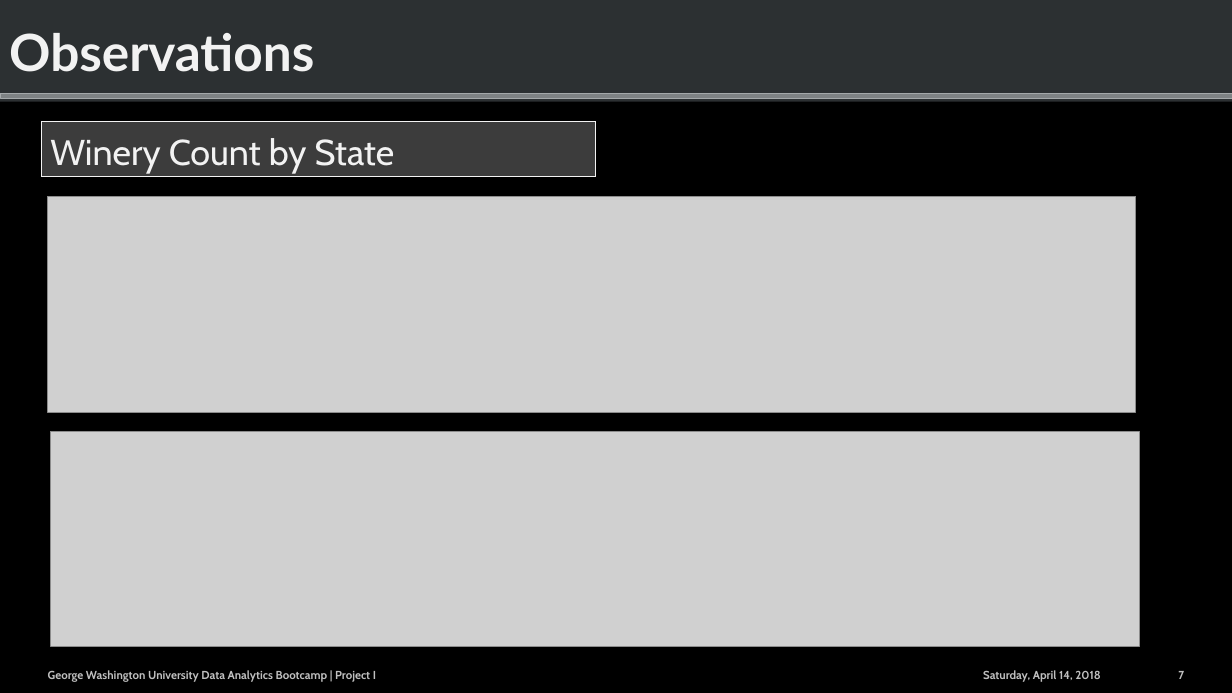
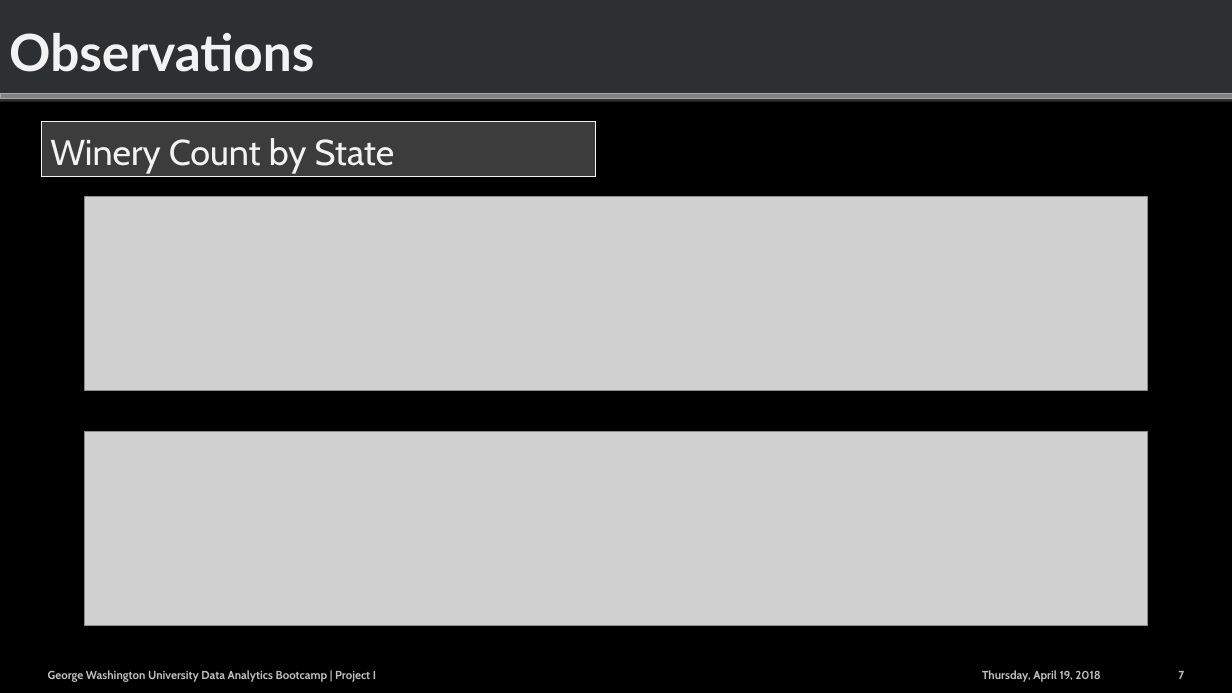
Before and after one commit to aeb8614/Project_1, a slide deck: slide 7 of Project_1_brief_20180414.pptx. Drawn at 1232x693 pixels with LibreOffice and Linux fonts; fonts in the diff are those of the drawing; grey boxes stand for pictures; background and template pictures are left out. Boxes give left, top, right and bottom in pixels: in the first picture for what was removed or moved away, otherwise in the second. Text is boxed around its words. In the diff, an @@ line names an element or a change of style, - is before the commit and + after.

Commit message:
Updated 19-Apr-2018

```diff
--- a/Project_1_brief_20180414.pptx
+++ b/Project_1_brief_20180414.pptx
@@ picture: place and size @@
-picture at box(48, 197, 1137, 412)
+picture at box(85, 197, 1148, 391)
@@ picture: place and size @@
-picture at box(51, 432, 1140, 647)
+picture at box(85, 432, 1148, 626)
@@ text at box(982, 670, 1101, 682): text changed @@
-Saturday, April 14, 2018
+Thursday, April 19, 2018
```
Also in this commit, not shown: 10 other slides changed.
